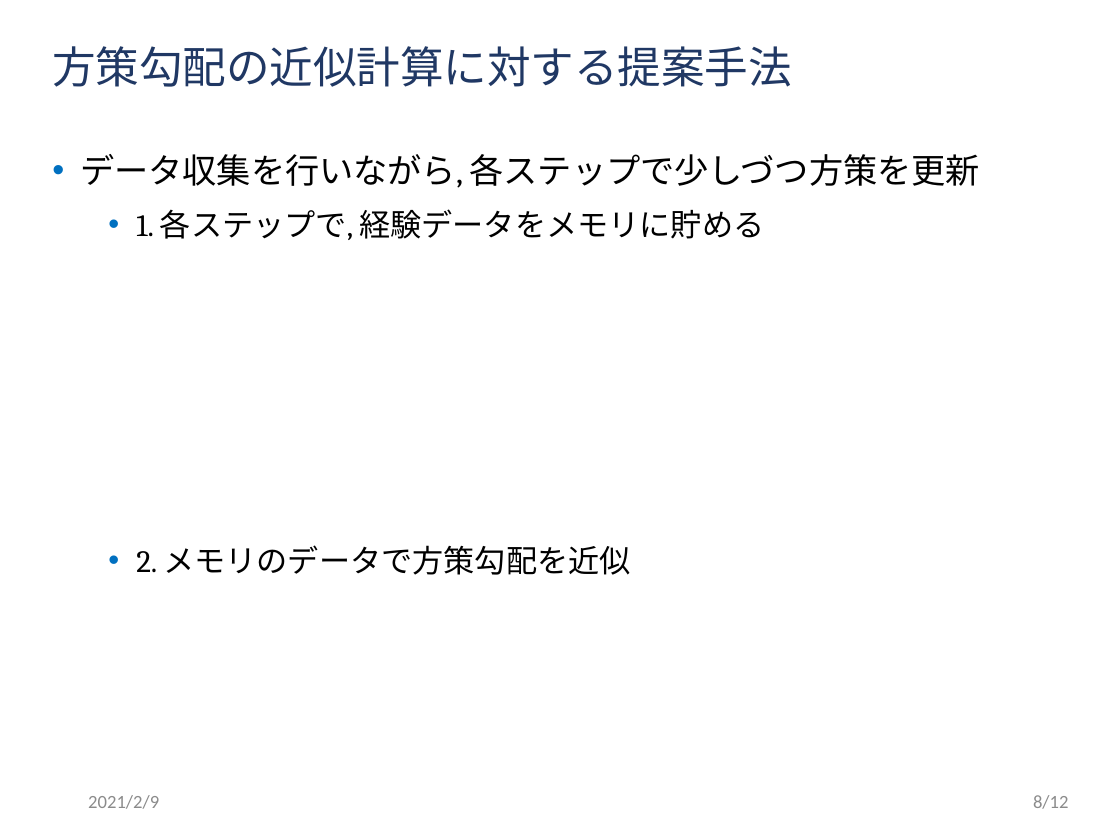
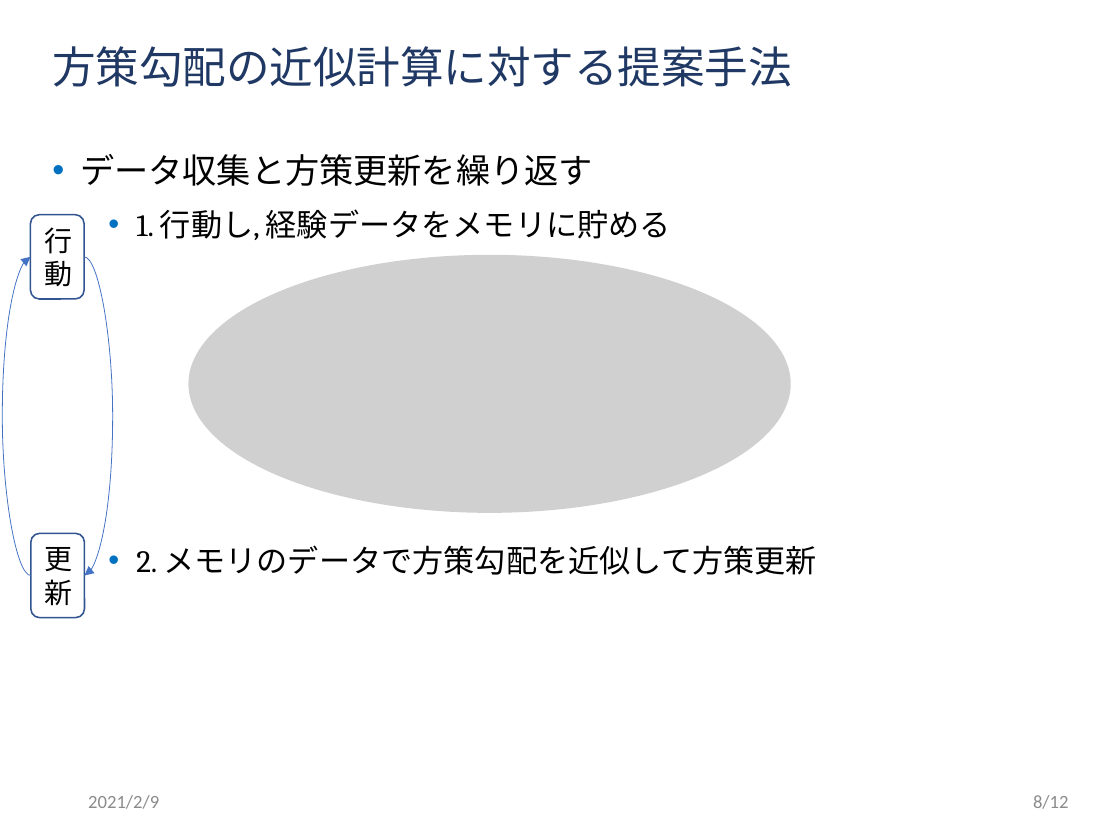
Before and after one commit to ibuki1024/thesis, a slide deck: slide 10 of slide/master.pptx. Drawn at 1120x840 pixels with LibreOffice and Linux fonts; fonts in the diff are those of the drawing; grey boxes stand for pictures; background and template pictures are left out. Boxes give left, top, right and bottom in pixels: in the first picture for what was removed or moved away, otherwise in the second. Text is boxed around its words. In the diff, an @@ line names an element or a change of style, - is before the commit and + after.

```diff
--- a/slide/master.pptx
+++ b/slide/master.pptx
@@ text at (x1=80, y1=154, x2=816, y2=575): text changed @@
-• データ収集を行いながら, 各ステップで少しづつ方策を更新
-  • 1. 各ステップで, 経験データをメモリに貯める
-  • 2. メモリのデータで方策勾配を近似
+• データ収集と方策更新を繰り返す
+  • 1. 行動し, 経験データをメモリに貯める
+  • 2. メモリのデータで方策勾配を近似して方策更新
@@ rounded rectangle added at (x1=30, y1=215, x2=84, y2=299), outline #325491 1 pt, 18 pt, text #000000 @@
+行動
@@ curved arrow added from (31, 576) to (30, 256), #4472C4 0.5 pt @@
@@ curved arrow added from (84, 256) to (84, 576), #4472C4 0.5 pt @@
@@ picture added at (x1=188, y1=254, x2=791, y2=512) @@
@@ rounded rectangle added at (x1=31, y1=533, x2=85, y2=617), outline #325491 1 pt, 18 pt, text #000000 @@
+更新
```
Also in this commit, not shown: 9 other slides changed, 1 other file.
